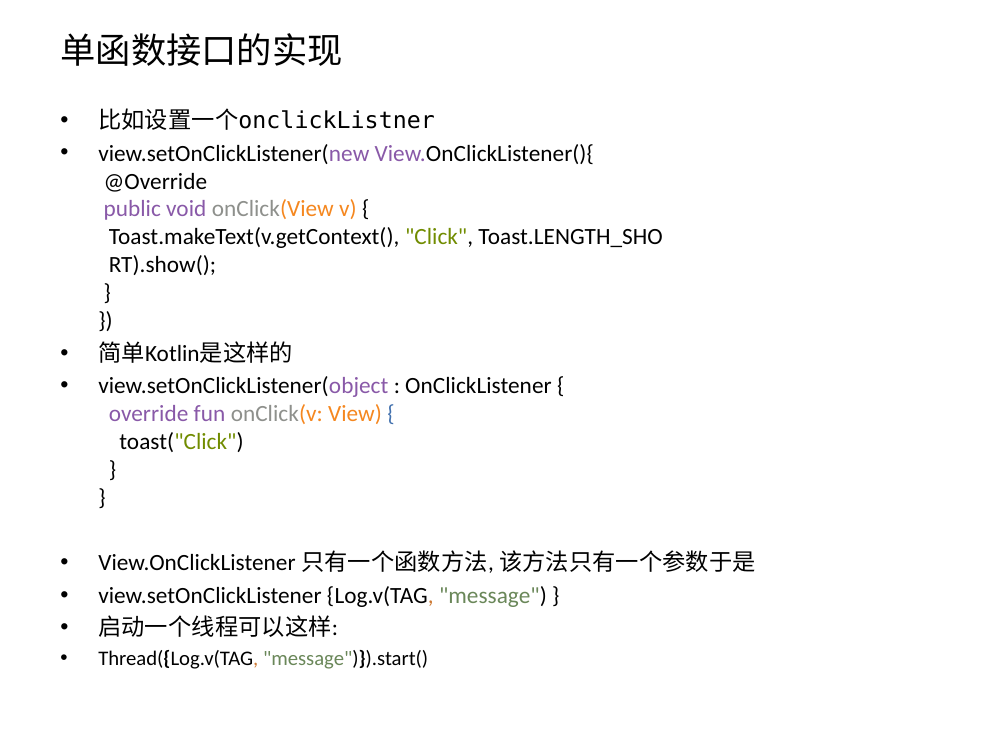
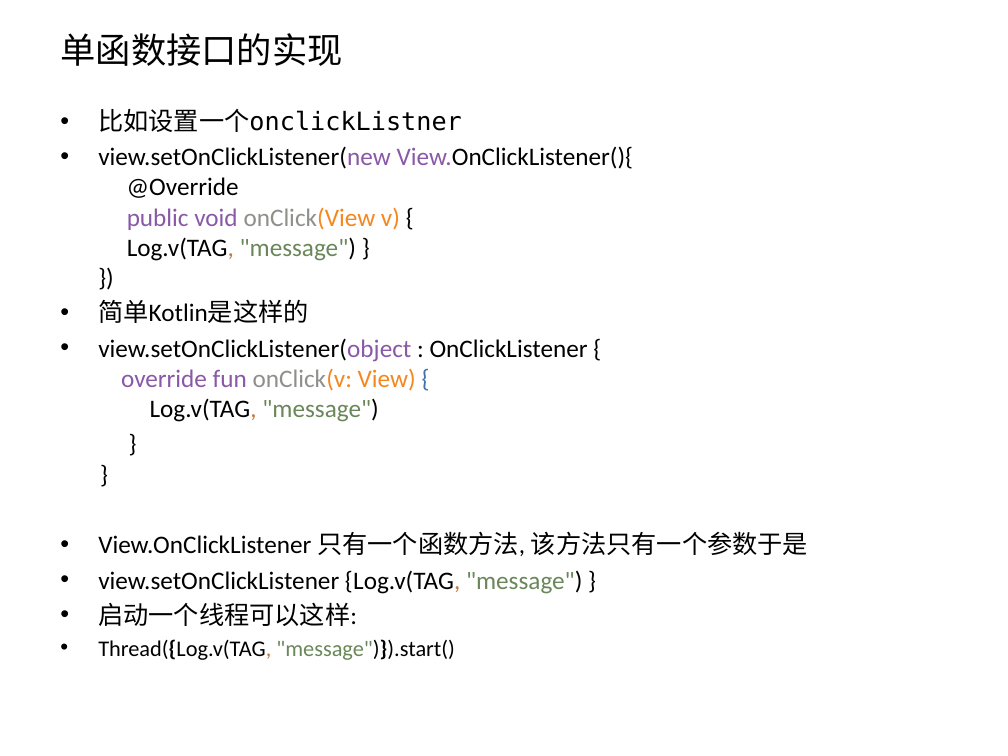
Before and after one commit to zxf2871/KotlinStudy, a slide deck: slide 26 of Kotlin初探.pptx. Drawn at 1008x756 pixels with LibreOffice and Linux fonts; fonts in the diff are those of the drawing. Boxes give left, top, right and bottom in pixels: in the first picture for what was removed or moved away, otherwise in the second. Text is boxed around its words. In the diff, an @@ line names an element or a change of style, - is before the commit and + after.

```diff
--- a/Kotlin初探.pptx
+++ b/Kotlin初探.pptx
@@ text at [98,109,808,660]: size 16.6 to 18 pt in "比如设置一个onclickListner", "简单Kotlin是这样的", "View.OnClickListener 只有一个函数方法, 该方法只有一个参数于是", "view.setOnClickListener {Log.v(TAG, "message") }" and 1 more places; size 14.8 to 16 pt in "Thread({Log.v(TAG, "message")}).start()" @@
@@ text at [98,146,634,261]: text changed; size 16.6 to 18 pt @@
-• view.setOnClickListener(new View.OnClickListener(){
-  @Override
-  public void onClick(View v) {
-  Toast.makeText(v.getContext(), "Click", Toast.LENGTH_SHO
-  RT).show();
-  }
-  })
+• view.setOnClickListener(new View.OnClickListener(){
+  @Override
+  public void onClick(View v) {
+  Log.v(TAG, "message") }
+  })
@@ text at [98,338,588,422]: text changed; size 16.6 to 18 pt @@
-• view.setOnClickListener(object : OnClickListener {
-  override fun onClick(v: View) {
-  toast("Click")
-  }
-  }
+• view.setOnClickListener(object : OnClickListener {
+  override fun onClick(v: View) {
+  Log.v(TAG, "message")
+}
+}
```
Also in this commit, not shown: 5 other slides changed, 1 slide added, 2 slides removed.
